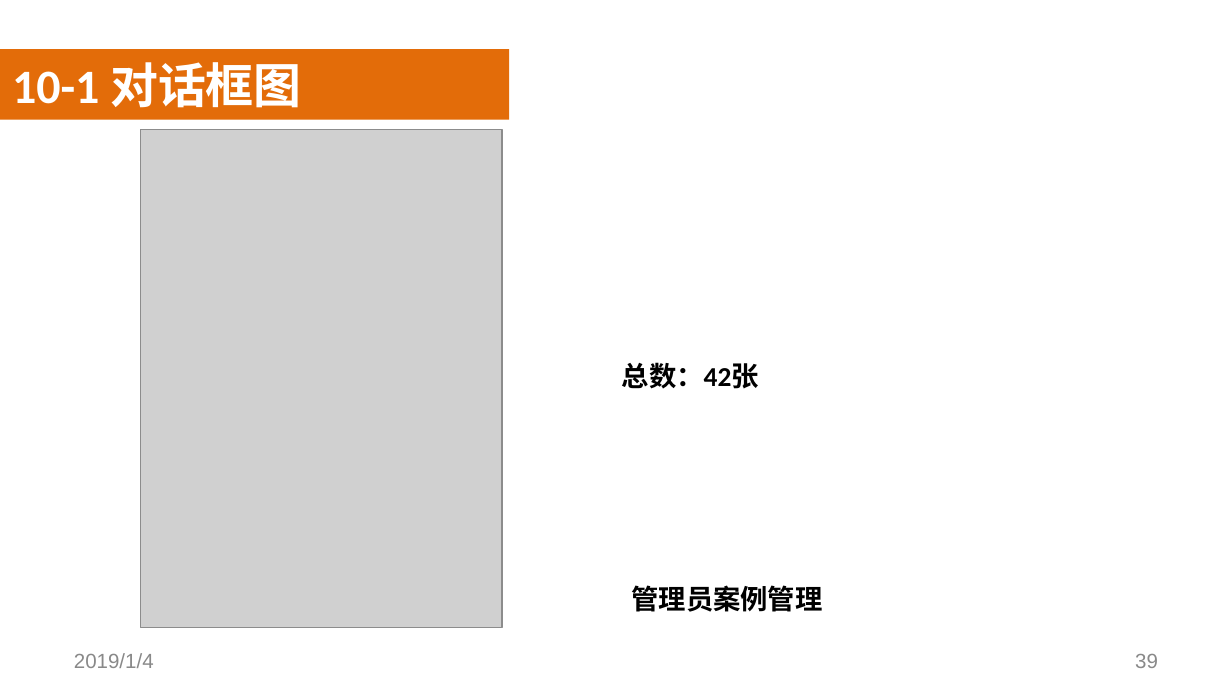
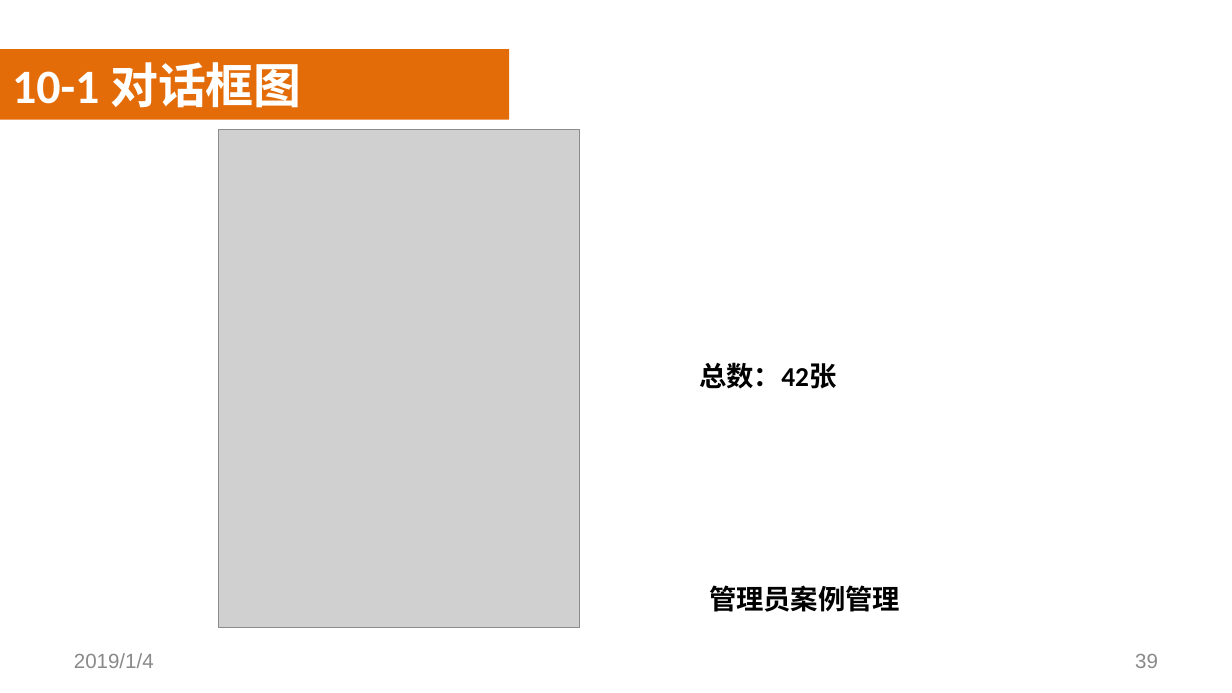
Before and after one commit to SoftwareRequirtmentsG02/Document, a slide deck: slide 39 of 案例教学系统/受控文档/分析设计/PPT/PRD2018-G02-SRS评审PPT.pptx. Drawn at 1232x693 pixels with LibreOffice and Linux fonts; fonts in the diff are those of the drawing; grey boxes stand for pictures; background and template pictures are left out. Boxes give left, top, right and bottom in pixels: in the first picture for what was removed or moved away, otherwise in the second. Text is boxed around its words. In the diff, an @@ line names an element or a change of style, - is before the commit and + after.

```diff
--- a/案例教学系统/受控文档/分析设计/PPT/PRD2018-G02-SRS评审PPT.pptx
+++ b/案例教学系统/受控文档/分析设计/PPT/PRD2018-G02-SRS评审PPT.pptx
@@ 2 texts, 1 picture moved together from (x1=140, y1=129, x2=823, y2=628) to (x1=218, y1=129, x2=900, y2=628) @@
```
Also in this commit, not shown: 14 other slides changed, 1 slide added, 1 slide removed, 2 other files.
